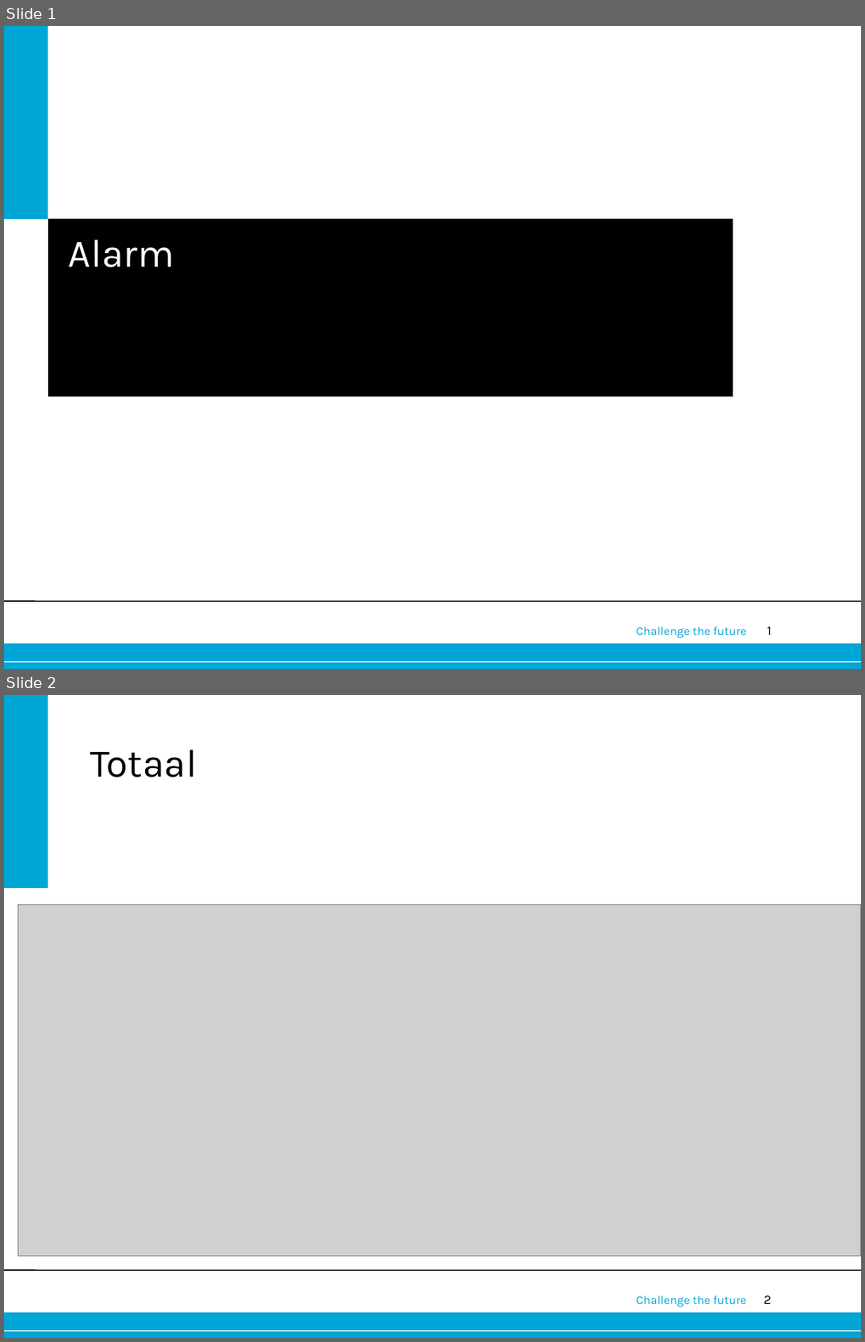
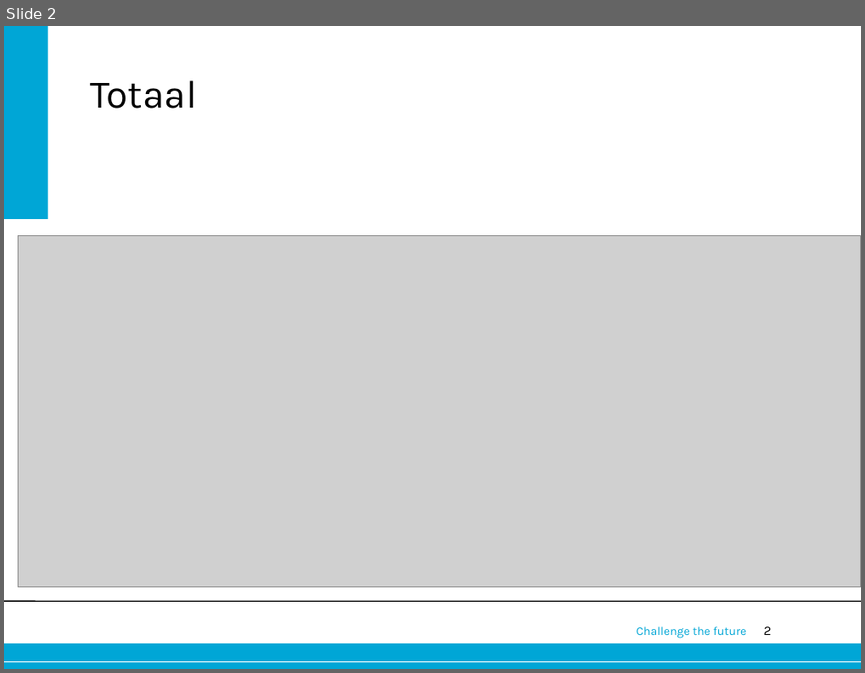
Before and after one commit to Alex-Oudsen/EPO-3, a slide deck: Presentatie/Alarm.pptx. Shown one above the other, each under a label of ours: slides 1 and 2 before the commit, slide 2 after it. The pictures are 865x1342 and 865x673 pixels, drawn with LibreOffice and Linux fonts; fonts in the diff are those of the drawing; grey boxes stand for pictures; background and template pictures are left out. Boxes give left, top, right and bottom in pixels: in the first picture for what was removed or moved away, otherwise in the second. Text is boxed around its words. In the diff, an @@ line names an element or a change of style, - is before the commit and + after.

Commit message:
DCF en Alarm delen samengevoegd

```diff
--- a/Presentatie/Alarm.pptx
+++ b/Presentatie/Alarm.pptx
@@ slide 1 removed at (4, 26, 861, 669), background #FFFFFF; not listed: 5 template elements that a slide beside it also shows @@
@@ rectangle removed at (4, 26, 47, 219) @@
@@ rectangle removed at (48, 219, 733, 396) @@
@@ title removed at (69, 239, 175, 267) @@
-Alarm
```
Also in this commit, not shown: 1 slide added, 2 other files.
